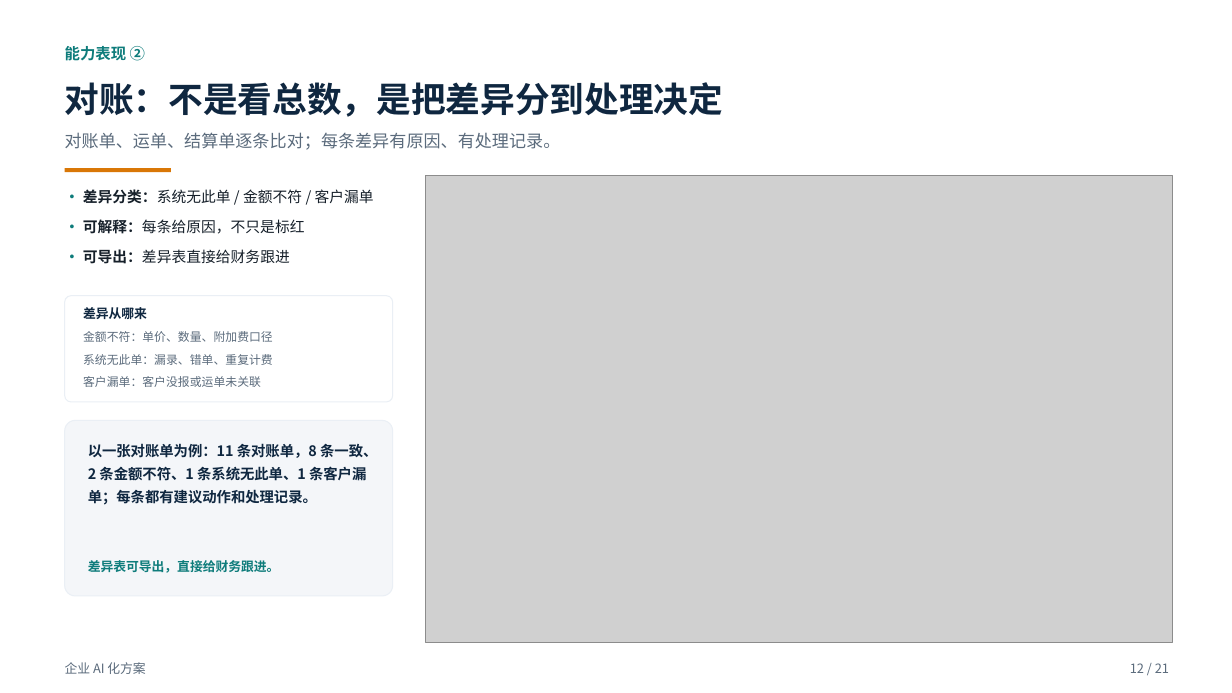
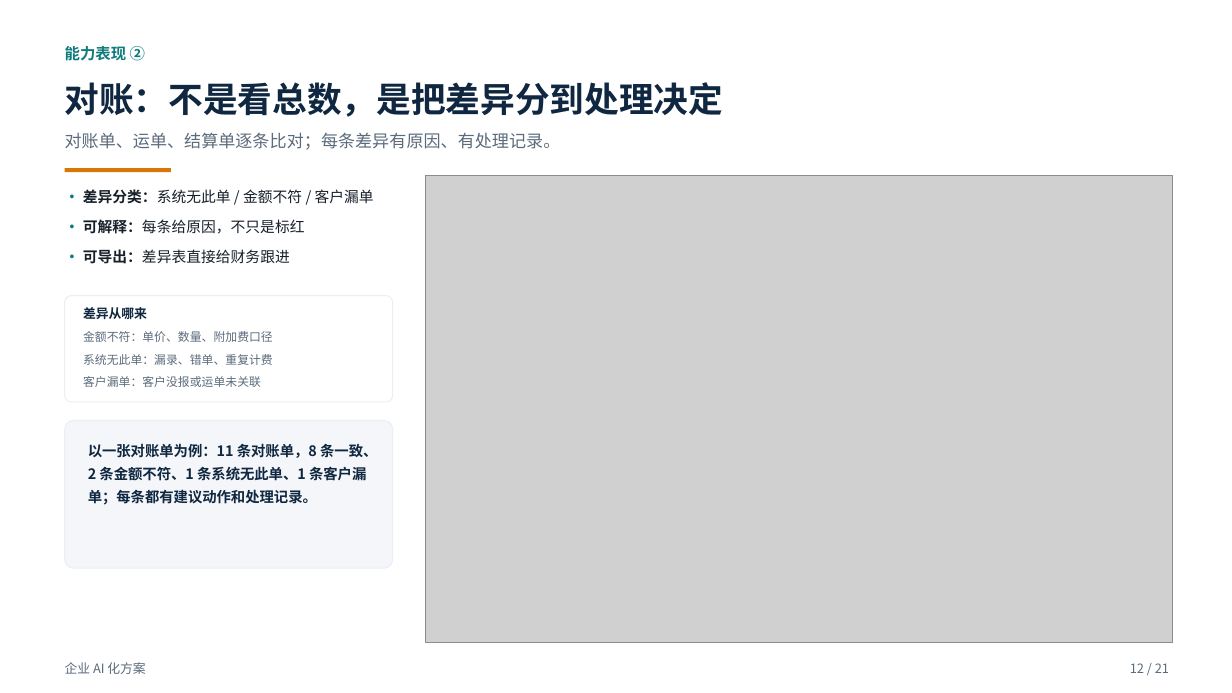
Before and after one commit to roma007/Enterprise-AI, a slide deck: slide 12 of 会客包/reports/客户老板版_企业AI化方案_2026-11-09.pptx. Drawn at 1232x693 pixels with LibreOffice and Linux fonts; fonts in the diff are those of the drawing; grey boxes stand for pictures. Boxes give left, top, right and bottom in pixels: in the first picture for what was removed or moved away, otherwise in the second. Text is boxed around its words. In the diff, an @@ line names an element or a change of style, - is before the commit and + after.

```diff
--- a/会客包/reports/客户老板版_企业AI化方案_2026-11-09.pptx
+++ b/会客包/reports/客户老板版_企业AI化方案_2026-11-09.pptx
@@ rounded rectangle resized from (x1=65, y1=421, x2=393, y2=596) to (x1=65, y1=421, x2=393, y2=568) @@
@@ text removed at (x1=88, y1=560, x2=280, y2=573) @@
-差异表可导出，直接给财务跟进。
```
Also in this commit, not shown: 15 other slides changed, 6 other files.
